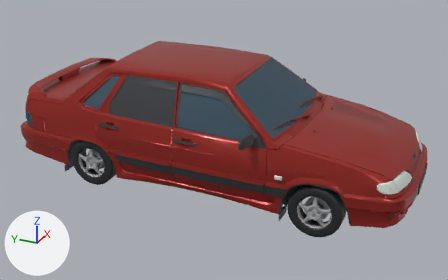
What one commit did to the glTF model public/models/saas/vaz2115.glb.
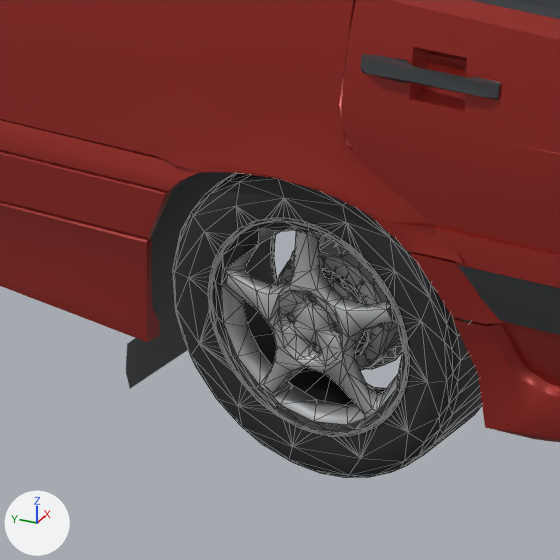
The first picture shows the older version from a 50 mm lens placed at (-6.41, -2.73, 3.26), pointed at (-0.07, 0.13, 0.09). The close-ups show the older and then the newer version on the part from 10% to 29% of the width and 41% to 70% of the height of that picture. Only the edits that show in the close-ups are written down. The axes (+X, +Y, +Z) are drawn at lower left. The lights are the same throughout. The close-ups show mesh edges as thin lines. Where no turn or scale is listed for an object, it has been applied to the vertices. Vertices at exactly the same position are counted once.

In view in the first close-up: 'paint', 'trim', 'wheel_rr' and 1 more.
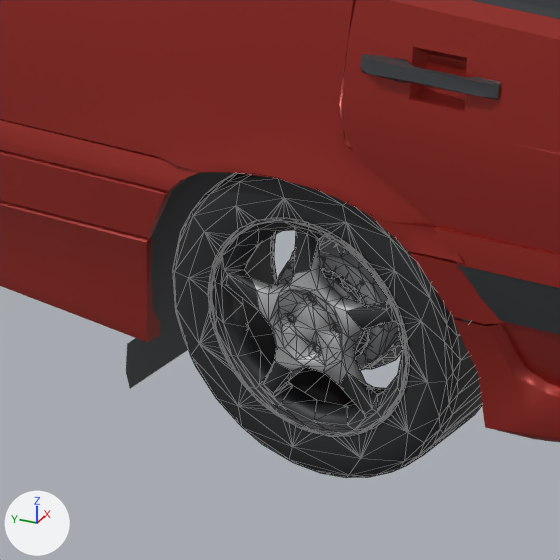
What the commit changed:
me_wheel_rl is used by ob_wheel_rr; location (-0.824, 1.506, -0.12); scale (0.3, 0.3, 0.3).
me_wheel_rl had 1552 vertices, 2198 faces and spanned x -0.34..0.34, y -1.0..1.0, z -1.0..1.0.
me_wheel_rl now has 1553 vertices, 2200 faces and spans x -0.34..0.34, y -1.0..1.0, z -1.0..1.0.
me_wheel_rl part 1: 95 faces spanning x -0.33..-0.18, y -0.7..0.71, z -0.7..0.69 switch from mat_wheel_rim (grey #aaacad) to mat_tyres (black #242729).
Edits to the shape of me_wheel_rl do not show in these pictures.

Where the change shows, as pixel boxes (x1, y1, x2, y2) in the close-ups (560 x 560 px):
part 1 of me_wheel_rl, recoloured (grey to black): (221, 227, 401, 425) in both
